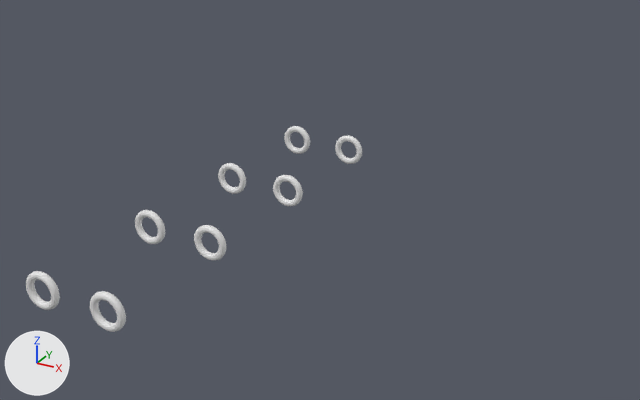
The Blender file core/blender/Levels/Beginner Levels/level10.blend: old version first, new version second.
One viewpoint serves both versions: a camera (50 mm lens) standing at (26.6, -42.5, 26.1) and looking at (-4.6, 14.3, -2.3). Lighting does not change. The marker at lower left points along +X, +Y and +Z.

In view in the first picture: 'Gate.001', 'Gate.002', 'Gate.003', 'Gate.004', 'Gate.005', 'Gate.006', 'Gate.007'.
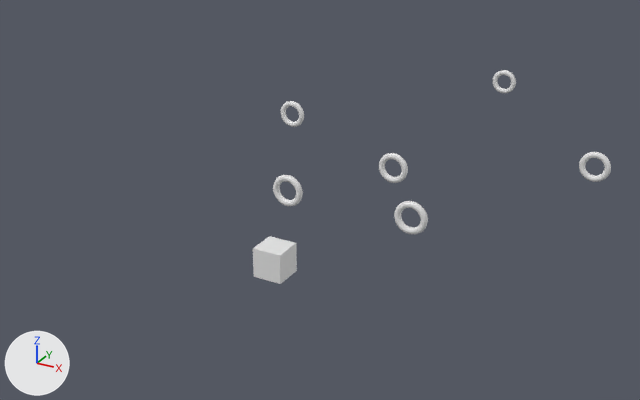
Where the change shows, as pixel boxes (x1, y1, x2, y2) in the pictures (640 x 400 px):
'Level', added: after (253, 236, 297, 284)
'Gate.002', moved: before (26, 271, 60, 310); after (379, 153, 408, 183)
'Gate.001', moved: before (218, 163, 246, 194); after (394, 201, 428, 234)
'Gate.003', moved: before (135, 210, 165, 244); after (281, 101, 304, 127)
'Gate.004', moved: before (284, 126, 310, 154); after (579, 152, 611, 182)
'Gate.006', deleted: before (90, 291, 126, 332)
'Gate.005', moved: before (335, 135, 362, 164); after (493, 70, 516, 93)
'Gate.007', deleted: before (194, 225, 227, 261)

What changed in the scene script:
```text
Add me_cube:
    me_cube.from_pydata(...)  # a box spanning x -1.0..1.0, y -1.0..1.0, z -1.0..1.0
Remove ob_gate_007:
    ob_gate_007 = bpy.data.objects.new('Gate.007', me_gate_009)
    ob_gate_007.location = (-5.0, 0.0, 0.0)
    ob_gate_007.rotation_euler = (1.571, 0.0, 0.0)  # degrees (90, 0, 0)
Remove ob_gate_006:
    ob_gate_006 = bpy.data.objects.new('Gate.006', me_gate_008)
    ob_gate_006.location = (-5.0, -10.0, 0.0)
    ob_gate_006.rotation_euler = (1.571, 0.0, 0.0)  # degrees (90, 0, 0)
Change ob_gate_005:
    ob_gate_005.location: (-5.0, 20.0, 0.0) -> (0.0, 46.0, 0.0)
Change ob_gate_004:
    ob_gate_004.location: (-10.0, 20.0, 0.0) -> (14.0, 26.0, 0.0)
Change ob_gate_003:
    ob_gate_003.location: (-10.0, 0.0, 0.0) -> (-14.0, 26.0, 0.0)
Change ob_gate_002:
    ob_gate_002.location: (-10.0, -10.0, 0.0) -> (0.0, 18.0, 0.0)
Change ob_gate_001:
    ob_gate_001.location: (-10.0, 10.0, 0.0) -> (5.0, 10.0, 0.0)
Add ob_level:
    ob_level = bpy.data.objects.new('Level', me_cube)
    ob_level.location = (0.0, 0.0, 0.0)
```
